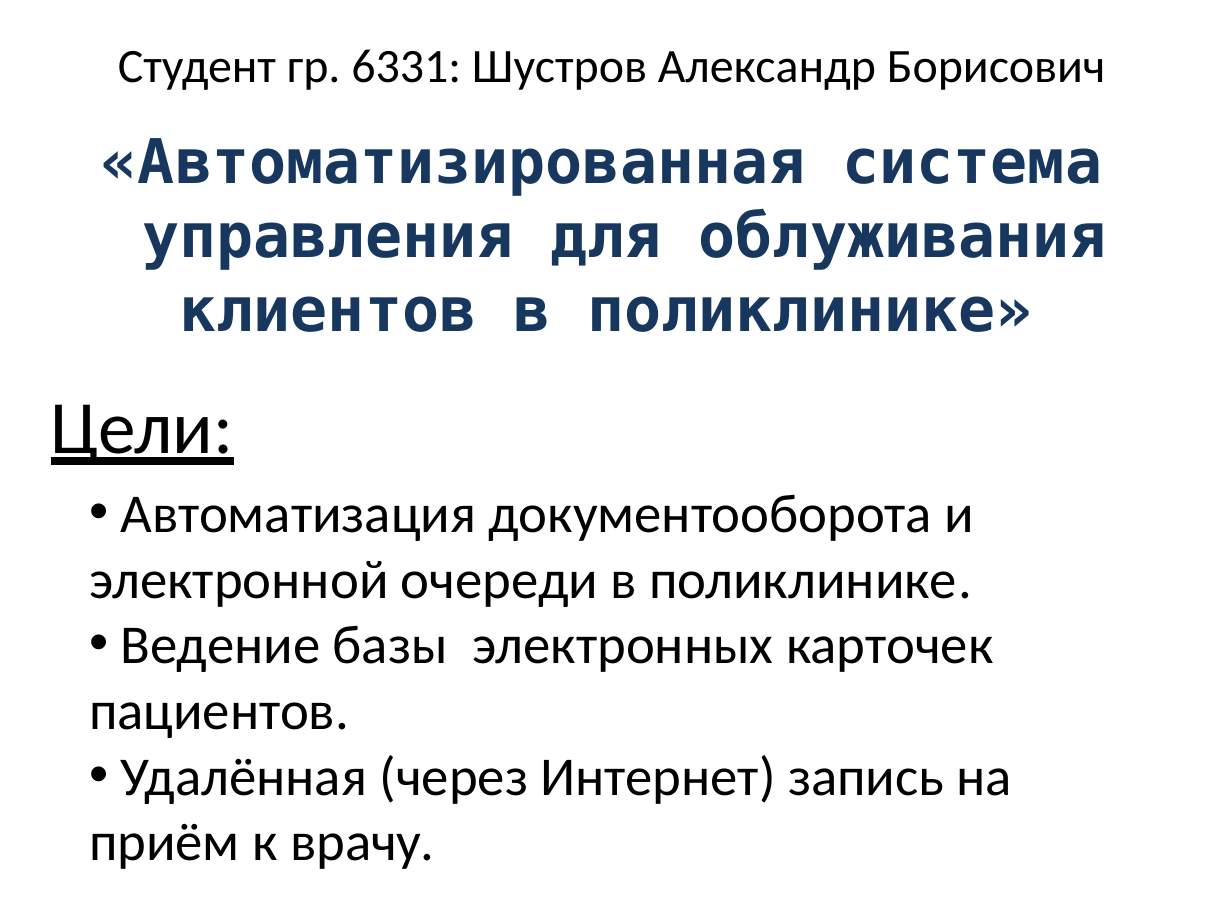
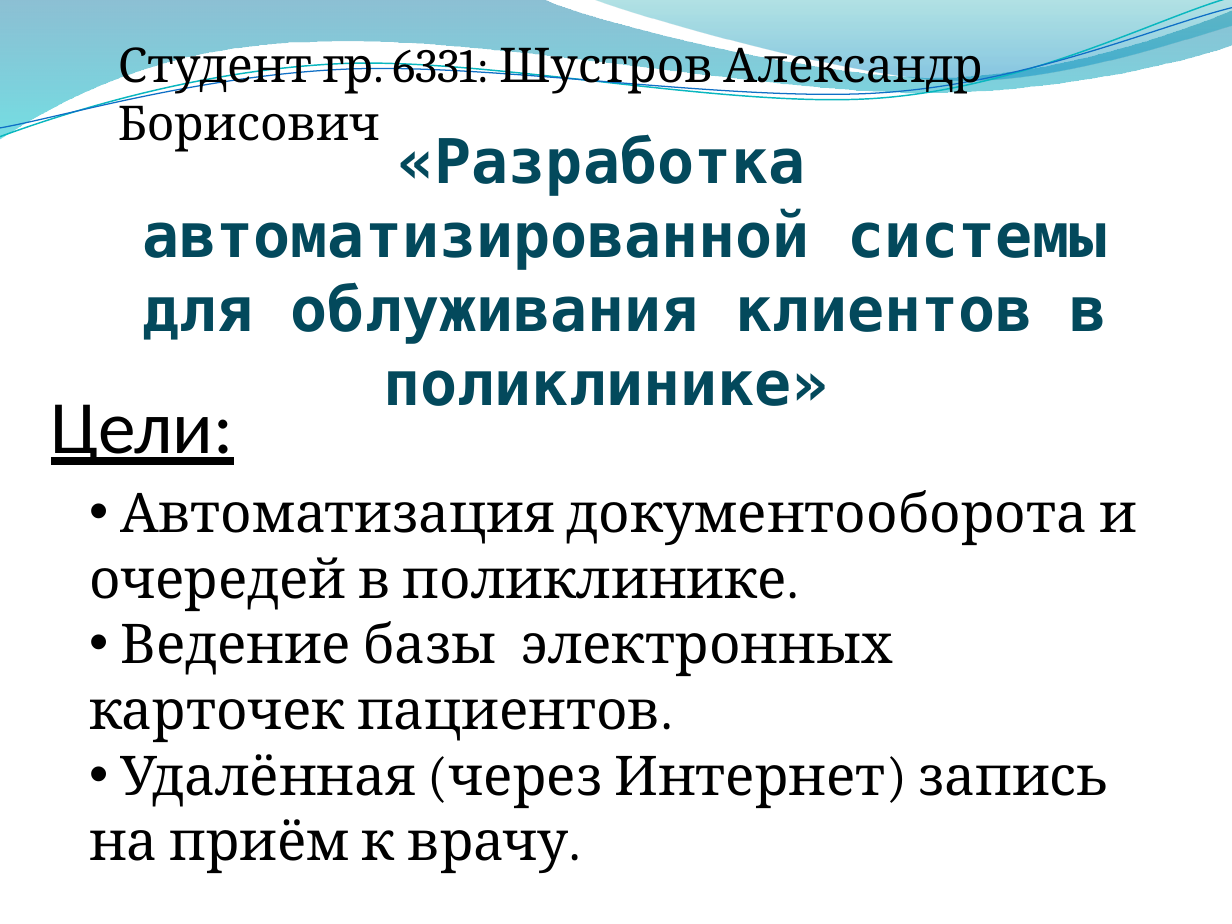
Before and after one commit to stden/diplomx, a slide deck: slide 1 of Шустров Александр Борисович/Презентация - Шустров Александр Борисович.pptx. Drawn at 1232x924 pixels with LibreOffice and Linux fonts; fonts in the diff are those of the drawing; background and template pictures are left out. Boxes give left, top, right and bottom in pixels: in the first picture for what was removed or moved away, otherwise in the second. Text is boxed around its words. In the diff, an @@ line names an element or a change of style, - is before the commit and + after.

Commit message:
Шустров

```diff
--- a/Шустров Александр Борисович/Презентация - Шустров Александр Борисович.pptx
+++ b/Шустров Александр Борисович/Презентация - Шустров Александр Борисович.pptx
@@ freeform shape added at bbox=[0, 0, 1232, 139], fill gradient #0074A1 to #00C6CF @@
@@ freeform shape added at bbox=[0, 0, 1232, 144], outline #0AB8BF 0.85 pt @@
@@ freeform shape added at bbox=[0, 8, 1232, 137], outline #0F6FC6 0.75 pt @@
@@ text "Студент гр. 6331: Шустров Александр ..." at bbox=[118, 38, 982, 152]: font Calibri to Cambria @@
@@ freeform shape added at bbox=[590, 0, 1232, 85], fill gradient #00A1A9 to #008BBF @@
@@ text at bbox=[143, 134, 1107, 406]: text changed; text colour #17375E to #03495C @@
-«Автоматизированная система управления для облуживания клиентов в поликлинике»
+«Разработка автоматизированной системы для облуживания клиентов в поликлинике»
@@ text at bbox=[89, 490, 1137, 611]: text changed; font Calibri to Cambria @@
-• Автоматизация документооборота и электронной очереди в поликлинике.
+• Автоматизация документооборота и очередей в поликлинике.
@@ text at bbox=[89, 621, 1110, 873]: font Calibri to Cambria in "Ведение базы электронных карточек пациентов.", "Удалённая (через Интернет) запись на приём к ..." @@
```
Also in this commit, not shown: 10 other slides changed, 2 slides added, 5 other files.
